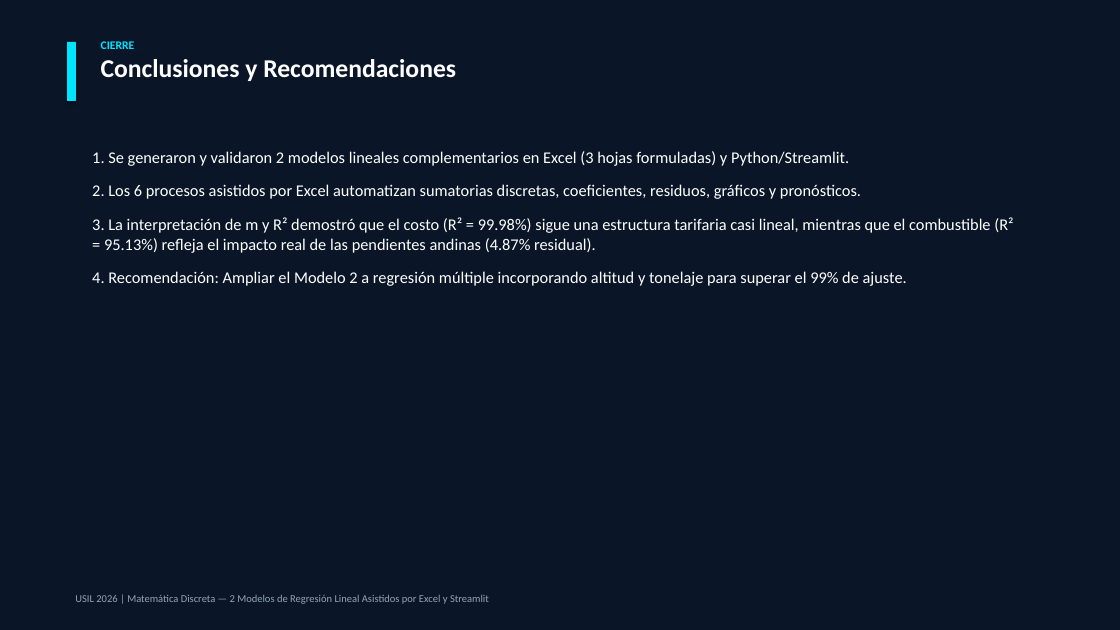
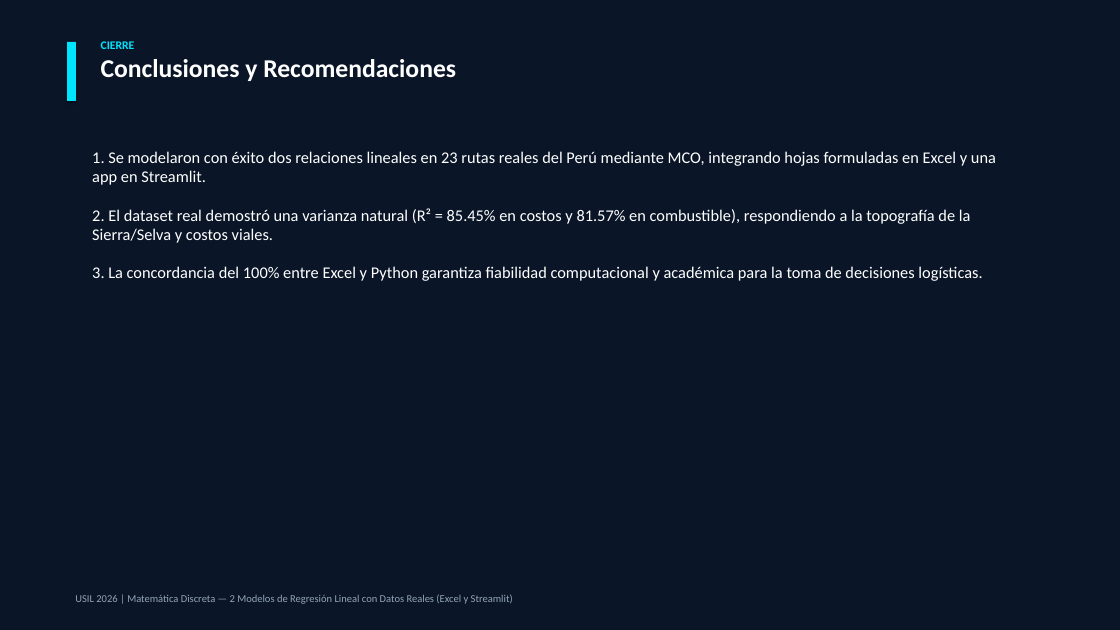
Before and after one commit to Kenny2006-PE/entregable_matematica, a slide deck: slide 6 of 02 Presentación.pptx. Drawn at 1120x630 pixels with LibreOffice and Linux fonts; fonts in the diff are those of the drawing. Boxes give left, top, right and bottom in pixels: in the first picture for what was removed or moved away, otherwise in the second. Text is boxed around its words. In the diff, an @@ line names an element or a change of style, - is before the commit and + after.

Commit message:
feat: Integrar dataset real de 23 rutas con variabilidad topografica y actualizar Excel, Word, PPT y App

```diff
--- a/02 Presentación.pptx
+++ b/02 Presentación.pptx
@@ text at [92, 151, 996, 281]: text changed @@
-1. Se generaron y validaron 2 modelos lineales complementarios en Excel (3 hojas formuladas) y Python/Streamlit.
-2. Los 6 procesos asistidos por Excel automatizan sumatorias discretas, coeficientes, residuos, gráficos y pronósticos.
-3. La interpretación de m y R² demostró que el costo (R² = 99.98%) sigue una estructura tarifaria casi lineal, mientras que el combustible (R² = 95.13%) refleja el impacto real de las pendientes andinas (4.87% residual).
-4. Recomendación: Ampliar el Modelo 2 a regresión múltiple incorporando altitud y tonelaje para superar el 99% de ajuste.
+1. Se modelaron con éxito dos relaciones lineales en 23 rutas reales del Perú mediante MCO, integrando hojas formuladas en Excel y una app en Streamlit.
+2. El dataset real demostró una varianza natural (R² = 85.45% en costos y 81.57% en combustible), respondiendo a la topografía de la Sierra/Selva y costos viales.
+3. La concordancia del 100% entre Excel y Python garantiza fiabilidad computacional y académica para la toma de decisiones logísticas.
@@ text at [75, 594, 513, 604]: text changed @@
-USIL 2026 | Matemática Discreta — 2 Modelos de Regresión Lineal Asistidos por Excel y Streamlit
+USIL 2026 | Matemática Discreta — 2 Modelos de Regresión Lineal con Datos Reales (Excel y Streamlit)
```
Also in this commit, not shown: 5 other slides changed, 11 other files.
